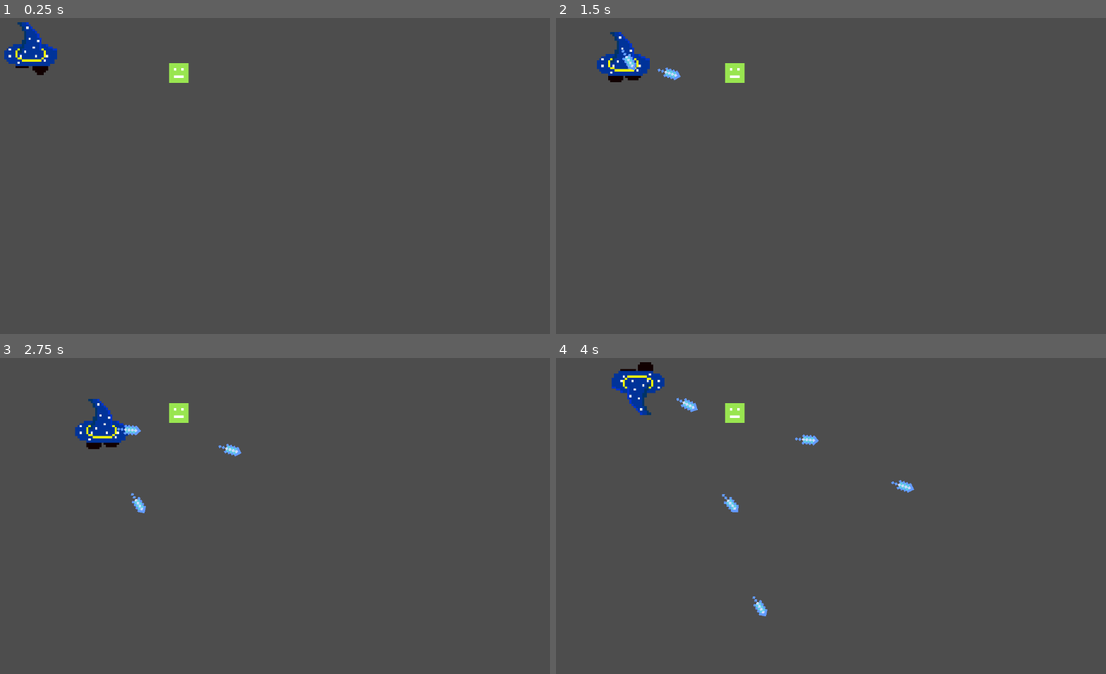
Above: before the commit, frames 1-4 (two rows, left to right).
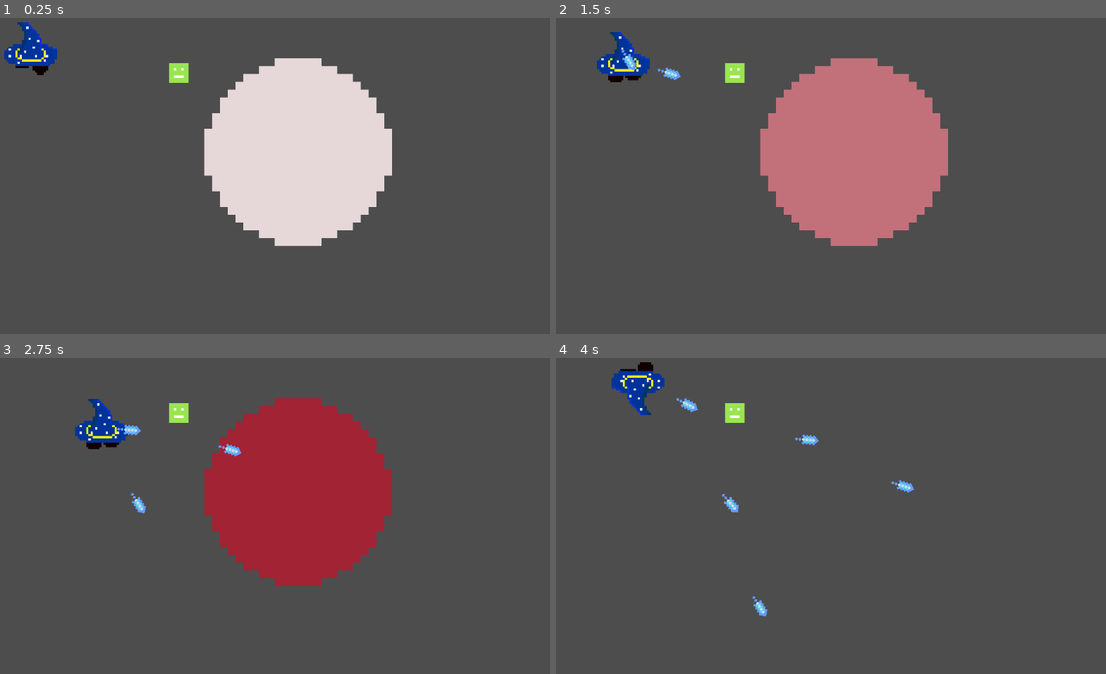
Above: after the commit, the same moments.

Repository: TMGBNoodle/Janus
Game: Godot game, scene res://Scenes/Main.tscn
Two runs of this game, one before a commit and one after it. Both use one fixed random seed, a clock stepped at 60 frames per second and the inputs below.
Inputs (mouse positions are in pixels of both pictures, inside the frame that each line leads up to):
- Up to frame 1 (0.25 s): no input
- Up to frame 2 (1.5 s): tap Enter (ui_accept) at 0.5, 0.77 s; move the mouse to (946, 160) at 0.52 s; hold D (Right) 0.53-1.28 s; click (946, 160) at 0.6 s; move the mouse to (710, 191) at 1.27 s; hold S (Down) from 1.28 s (still down); click (710, 191) at 1.35 s
- Up to frame 3 (2.75 s): tap Enter (ui_accept) at 1.52 s; move the mouse to (324, 446) at 2.02 s; release S (Down) at 2.03 s; hold D (Right) from 2.03 s (still down); click (324, 446) at 2.1 s
- Up to frame 4 (4 s): move the mouse to (798, 579) at 2.77 s; release D (Right) at 2.78 s; hold W (Up) 2.78-3.53 s; click (798, 579) at 2.85 s; tap Enter (ui_accept) at 3.02, 3.77 s; move the mouse to (996, 563) at 3.52 s; hold A (Left) from 3.53 s (still down); click (996, 563) at 3.6 s

The runs differ from the first frame. In frame 1, 16% of the frame differs, in the area x 37-72%, y 12-73%; in frame 2, 16%; in frame 3, 15%; in frame 4, nothing differs.

Commit message:
Basic hit demonstrator

Diff:
--- /dev/null
+++ b/AOETimer.gd
@@ -0,0 +1,15 @@
+extends Sprite2D
+
+# Called when the node enters the scene tree for the first time.
+func _ready():
+
+	doExplosion(3)
+
+func doExplosion(duration):
+	var explode = create_tween()
+	explode.tween_property(self, "modulate", Color(0.8, 0, 0.1, 0.7), duration)
+	explode.play()
+	explode.tween_callback(self.queue_free)
+# Called every frame. 'delta' is the elapsed time since the previous frame.
+func _process(delta):
+	pass
--- a/Scenes/Main.tscn
+++ b/Scenes/Main.tscn
@@ -1,7 +1,8 @@
-[gd_scene load_steps=3 format=3 uid="uid://njinbn30inoq"]
+[gd_scene load_steps=4 format=3 uid="uid://b3y7mcm8216ms"]
 
 [ext_resource type="PackedScene" uid="uid://dpobpdselahcv" path="res://Scenes/player.tscn" id="1_bnl0s"]
-[ext_resource type="PackedScene" uid="uid://bxkrh54se6qce" path="res://Scenes/EnemyBase.tscn" id="2_bmsft"]
+[ext_resource type="PackedScene" uid="uid://bhejgwmth0ugr" path="res://Scenes/EnemyBase.tscn" id="2_bmsft"]
+[ext_resource type="PackedScene" uid="uid://b4e75jesk516q" path="res://Scenes/aoe_timer.tscn" id="3_x4aun"]
 
 [node name="WorldNode" type="Node2D"]
 
@@ -10,3 +11,6 @@
 
 [node name="EnemyBase" parent="." instance=ExtResource("2_bmsft")]
 position = Vector2(393, 114)
+
+[node name="AOETimer" parent="." instance=ExtResource("3_x4aun")]
+position = Vector2(637, 276)
--- /dev/null
+++ b/Scenes/aoe_timer.tscn
@@ -0,0 +1,8 @@
+[gd_scene load_steps=3 format=3 uid="uid://b4e75jesk516q"]
+
+[ext_resource type="Texture2D" uid="uid://bpbwhtjqiyed8" path="res://Sprites/AOE.png" id="1_d1por"]
+[ext_resource type="Script" path="res://AOETimer.gd" id="1_gjpyb"]
+
+[node name="AOETimer" type="Sprite2D"]
+texture = ExtResource("1_d1por")
+script = ExtResource("1_gjpyb")
--- a/Scripts/Health.gd
+++ b/Scripts/Health.gd
@@ -5,7 +5,7 @@
 @export var timerLength = 1
 @export var regen : int = 1
 
-@onready var regenTween : Tween = create_tween()
+@onready var regenTween
 
 @export var health := max_health :
 	set(value):
@@ -24,7 +24,7 @@
 	pass
 
 func Regen():
-	regenTween = get_tree().create_tween()
+	regenTween = create_tween()
 	var regenTime = max_health - health / 2
 	regenTween.interpolate_value(health, max_health-health, 0, regenTime, 0, 0)
 	regenTween.play()
Binary file added: Sprites/AOE.png
Not shown, added: Sprites/AOE.png.import
